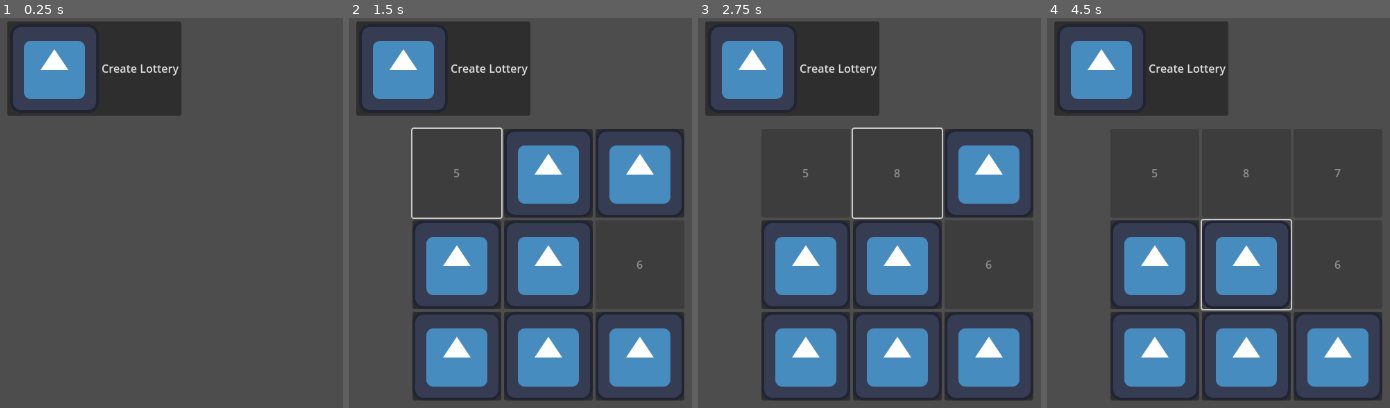
Above: before the commit, frames 1-4 (left to right).
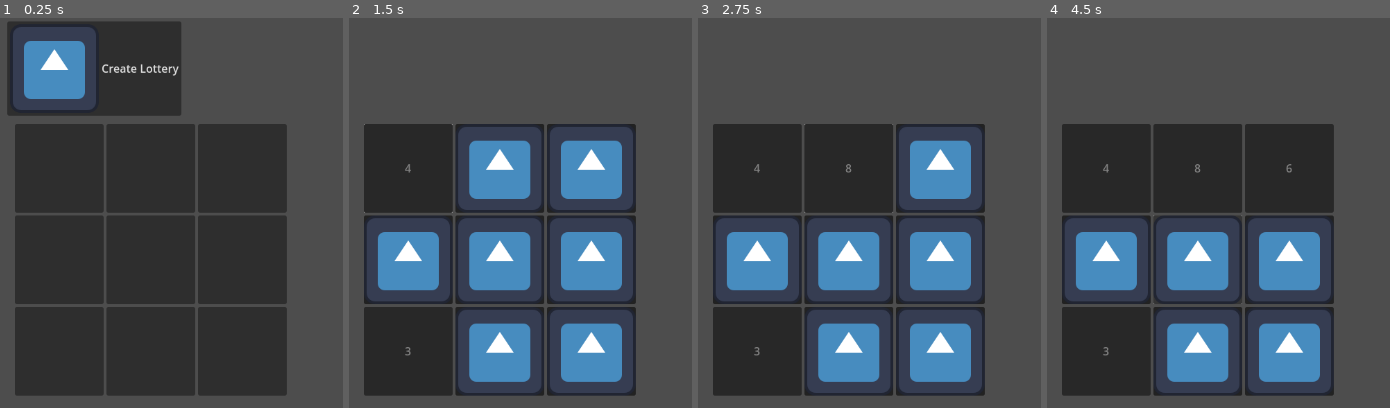
Above: after the commit, the same moments.

Repository: c-dez/lottery
Game: Godot game, scene res://lottery_manager.tscn
The game is run twice, just before and just after one commit, with the same random seed, the same clock (stepped at 60 frames per second) and the same inputs. The project has no main scene, so this scene is started directly. The engine's default icon, where the game draws it, is replaced by a stand-in: a white triangle on a blue panel in a dark square.
Inputs (mouse positions are in pixels of both pictures, inside the frame that each line leads up to; where the layout moved, square brackets give the same spot in the first picture):
- Up to frame 1 (0.25 s): no input
- Up to frame 2 (1.5 s): click "Create Lottery" at 0.5 s; click (407, 170) [455, 174] at 1.25 s
- Up to frame 3 (2.75 s): click (848, 170) [896, 174] at 2 s
- Up to frame 4 (4.5 s): click (1290, 170) [1338, 174] at 2.75 s; click (1105, 259) [1153, 263] at 3.5 s; click (1197, 259) [1245, 263] at 4.25 s

The runs differ from the first frame. In frame 1, 52% of the frame differs, in the area x 4-84%, y 27-97%; in frame 2, 48%; in frame 3, 45%; in frame 4, 40%.

Commit message:
cambiada logica ahora los botones se instancean dentro de ItemList

Diff:
--- a/lottery_button.gd
+++ b/lottery_button.gd
@@ -1,14 +1,14 @@
 class_name LotteryButton
 extends Button
 
-
+@export var texture_image: Texture2D = preload("res://icon.svg")
 var lottery_number:int = 0
 var sprite:Sprite2D
 
+
 func _ready() -> void:
-	# icon = preload("res://icon.svg")
 	custom_minimum_size = Vector2(128, 128)
 	sprite = Sprite2D.new()
-	sprite.texture = preload("res://icon.svg")
+	sprite.texture = texture_image
 	sprite.centered =false
 	add_child(sprite)
--- a/lottery_manager.gd
+++ b/lottery_manager.gd
@@ -2,6 +2,7 @@
 extends Control
 
 
+@export var sprite_image:Texture2D
 @onready var grid_container: GridContainer = get_node("GridContainer")
 @onready var create_lottery_button: Button = get_node("CreateLotteryButton")
 
@@ -17,35 +18,40 @@
 	pass
 
 
-func generate_lottery() -> void:
+func set_buttons_data() -> void:
 	var base_array: Array = [1, 2, 3, 4, 5, 6, 7, 8, 9]
 	base_array.shuffle()
 
-	# create buttons
-	for i in range(0, base_array.size()):
-		var b: LotteryButton = LotteryButton.new()
-		b.name = "button%d" % i
-		b.lottery_number = base_array[i]# assign number from base_array
-		b.connect("pressed", _on_button_pressed.bind(b))
-		grid_container.add_child(b)
-		b.sprite.name = "sprite%d" % i
+	for i in range(0, grid_container.get_child_count()):
+		var button:LotteryButton = LotteryButton.new()
+		grid_container.get_child(i).add_child(button)
+		button.name = "button%d" % i
+		button.sprite.name = "sprite%d" % i
+		button.lottery_number = base_array[i]
+		button.connect("pressed", _on_button_pressed.bind(button))
 
-	# chose at random 1 button and hide his var sprite and show his lottery_number
 	var rng: int = randi_range(0, base_array.size() - 1)
-	var button: LotteryButton = grid_container.get_child(rng)
-	button.sprite.visible = false
-	button.disabled = true
-	button.text = "%d" % button.lottery_number
+	var b:LotteryButton = grid_container.get_child(rng).get_child(0)
+	b.sprite.visible = false
+	b.disabled = true
+	b.text = "%d" % b.lottery_number
 
-	number_of_selections = 0 # reinicia numbre_of_selections
+	number_of_selections = 0
+	create_lottery_button.visible = false
+
+	pass
 
 
 func _on_create_lottery_button_button_down() -> void:
-	if grid_container.get_child_count() == 0:
-		generate_lottery()
-	else:
-		for child in grid_container.get_children():
-			child.queue_free()
+
+	if grid_container.get_child(0).get_child_count() == 0:
+		set_buttons_data()
+	# else:
+	# 	create_lottery_button.visible = false
+
+		pass
+
+
 
 
 func _on_button_pressed(button: LotteryButton) -> void:
--- a/lottery_manager.tscn
+++ b/lottery_manager.tscn
@@ -19,10 +19,46 @@
 
 [node name="GridContainer" type="GridContainer" parent="."]
 layout_mode = 0
-offset_left = 413.0
-offset_top = 160.0
-offset_right = 453.0
-offset_bottom = 200.0
+offset_left = 343.0
+offset_top = 153.0
+offset_right = 460.0
+offset_bottom = 332.0
 columns = 3
 
+[node name="ItemList0" type="ItemList" parent="GridContainer"]
+custom_minimum_size = Vector2(128, 128)
+layout_mode = 2
+
+[node name="ItemList1" type="ItemList" parent="GridContainer"]
+custom_minimum_size = Vector2(128, 128)
+layout_mode = 2
+
+[node name="ItemList2" type="ItemList" parent="GridContainer"]
+custom_minimum_size = Vector2(128, 128)
+layout_mode = 2
+
+[node name="ItemList3" type="ItemList" parent="GridContainer"]
+custom_minimum_size = Vector2(128, 128)
+layout_mode = 2
+
+[node name="ItemList4" type="ItemList" parent="GridContainer"]
+custom_minimum_size = Vector2(128, 128)
+layout_mode = 2
+
+[node name="ItemList5" type="ItemList" parent="GridContainer"]
+custom_minimum_size = Vector2(128, 128)
+layout_mode = 2
+
+[node name="ItemList6" type="ItemList" parent="GridContainer"]
+custom_minimum_size = Vector2(128, 128)
+layout_mode = 2
+
+[node name="ItemList7" type="ItemList" parent="GridContainer"]
+custom_minimum_size = Vector2(128, 128)
+layout_mode = 2
+
+[node name="ItemList8" type="ItemList" parent="GridContainer"]
+custom_minimum_size = Vector2(128, 128)
+layout_mode = 2
+
 [connection signal="button_down" from="CreateLotteryButton" to="." method="_on_create_lottery_button_button_down"]
